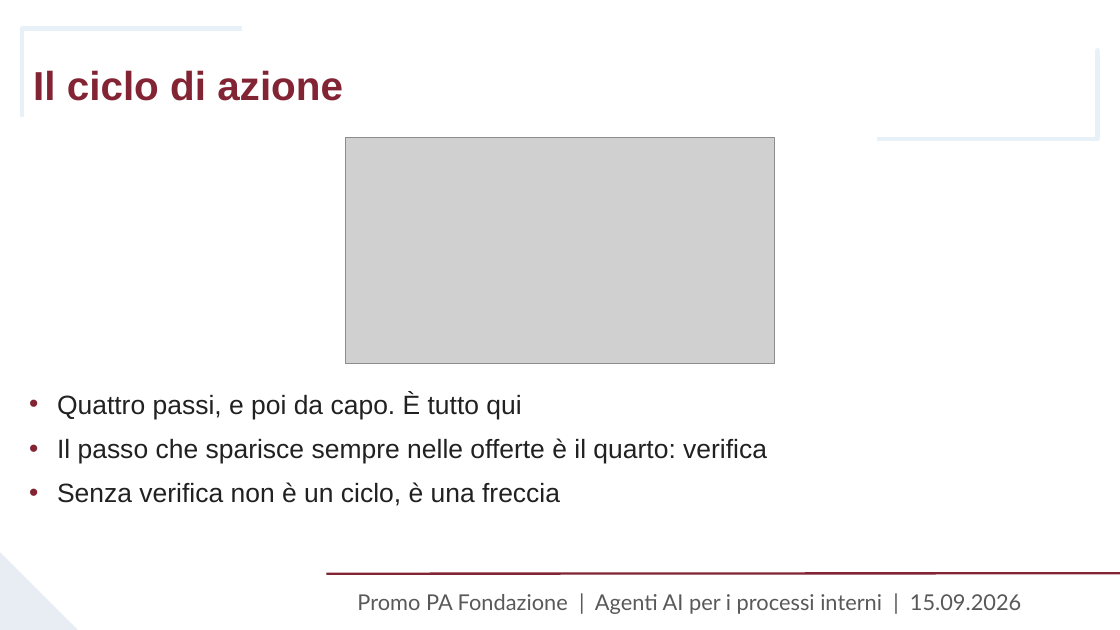
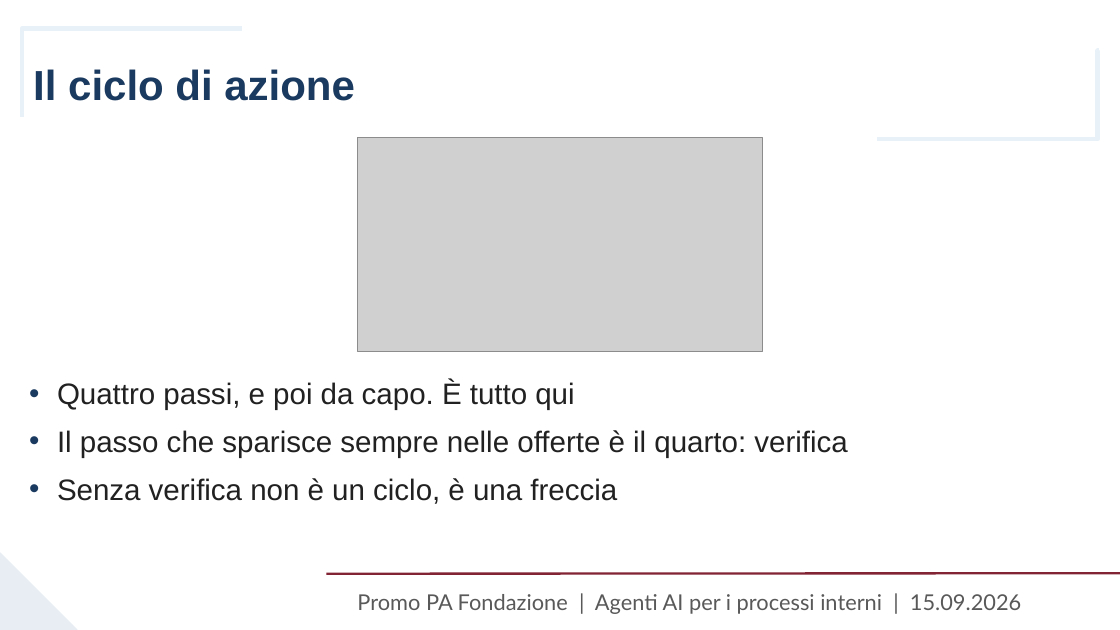
Before and after one commit to fabsilvestri/promopa-agenti-ai, a slide deck: slide 16 of slides/Lezione_15_settembre_Agenti_AI_PromoPA.pptx. Drawn at 1120x630 pixels with LibreOffice and Linux fonts; fonts in the diff are those of the drawing; grey boxes stand for pictures; background and template pictures are left out. Boxes give left, top, right and bottom in pixels: in the first picture for what was removed or moved away, otherwise in the second. Text is boxed around its words. In the diff, an @@ line names an element or a change of style, - is before the commit and + after.

```diff
--- a/slides/Lezione_15_settembre_Agenti_AI_PromoPA.pptx
+++ b/slides/Lezione_15_settembre_Agenti_AI_PromoPA.pptx
@@ title "Il ciclo di azione" at (33,69,355,101): size 26 to 27 pt, text colour #822433 to #1B3A5F @@
@@ picture: place and size @@
-picture at (346,137,775,363)
+picture at (357,137,763,351)
@@ text "Quattro passi, e poi da ...": place and size @@
-text "Quattro passi, e poi da ..." at (57,393,767,506)
+text "Quattro passi, e poi da ..." at (57,381,847,504)
@@ text "Quattro passi, e poi da ..." at (57,381,847,504): size 17 to 19 pt; bullet colour #822433 to #1B3A5F @@
```
Also in this commit, not shown: 88 other slides changed, 20 other files.
